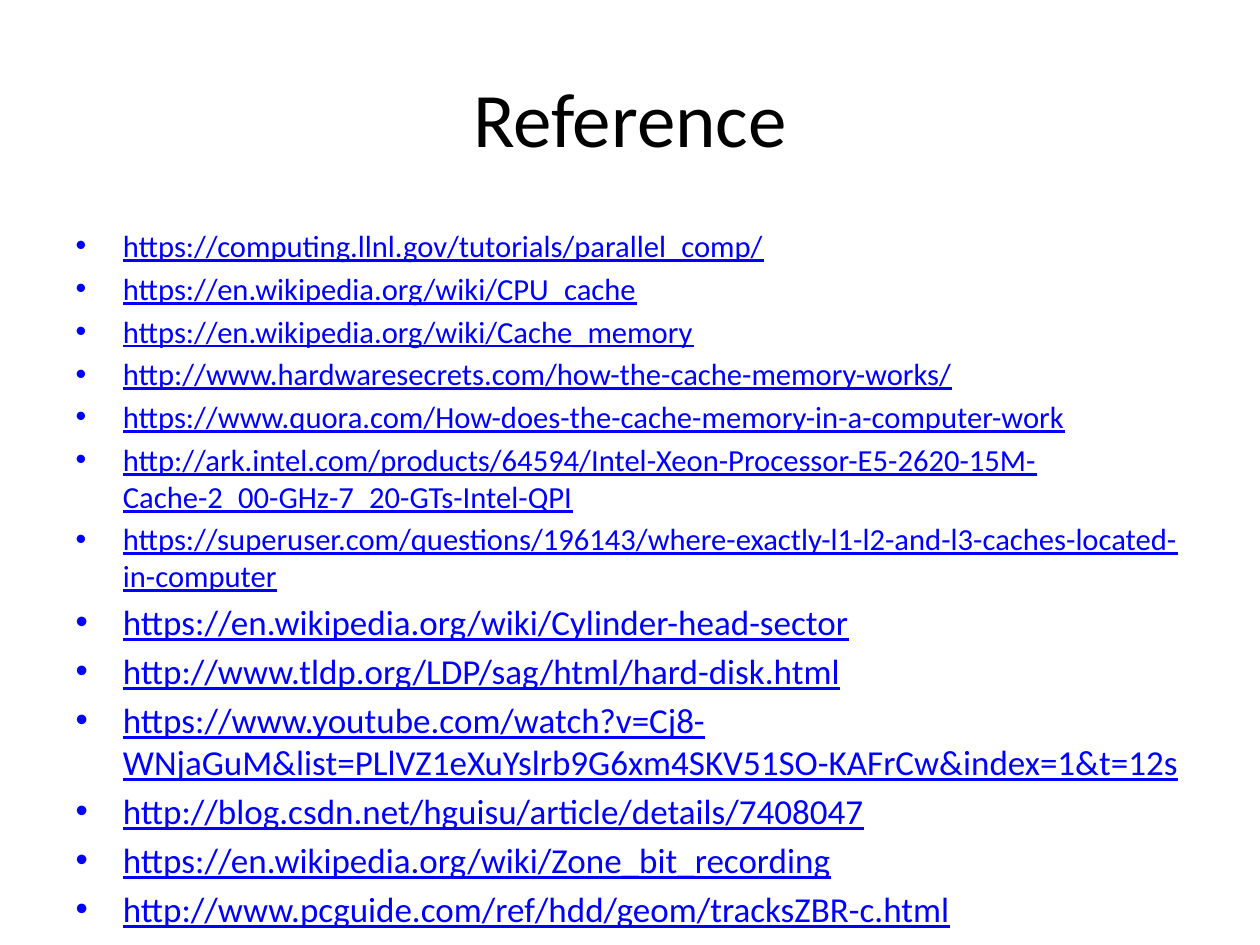
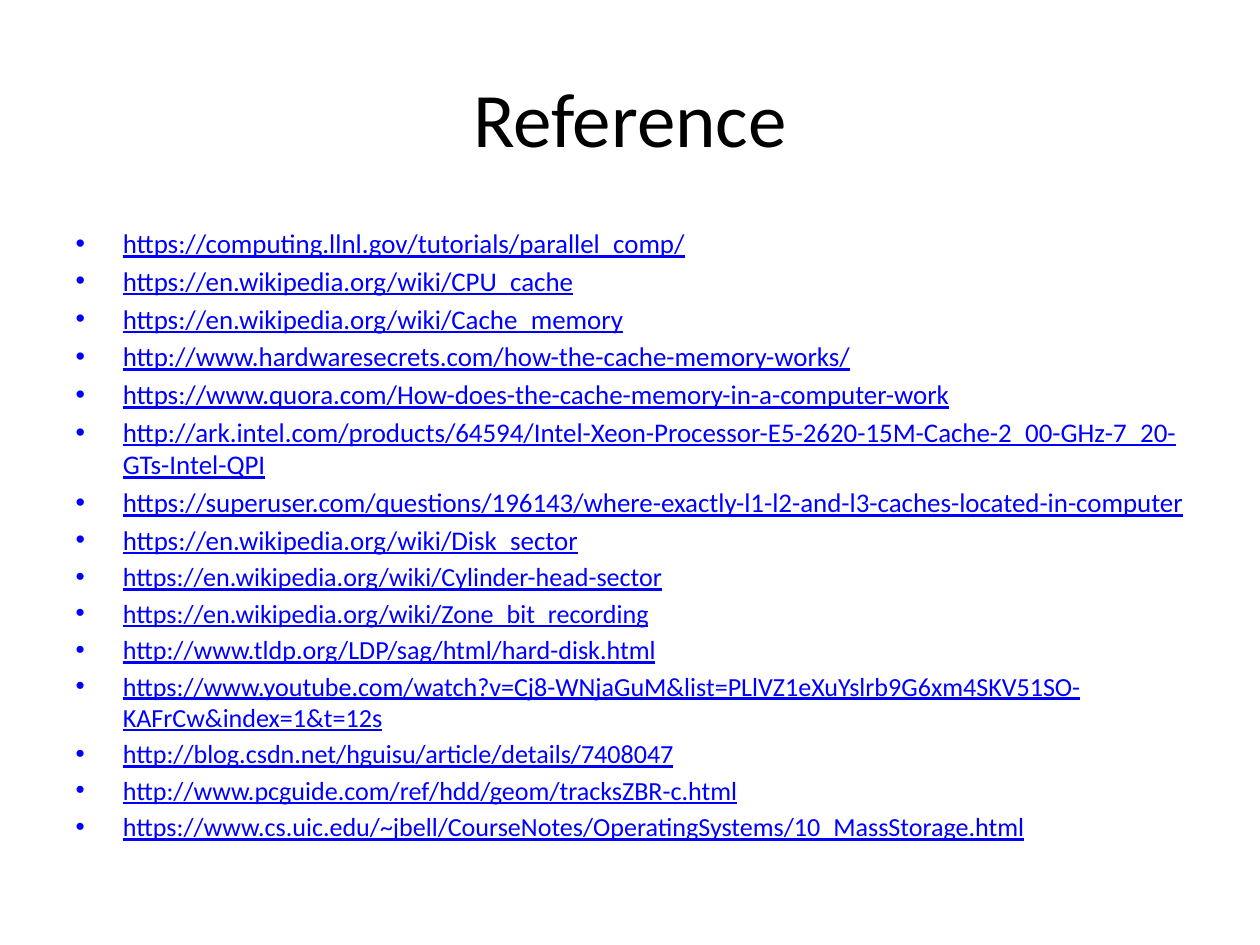
Before and after one commit to guhanjie/Knowledge-sharing, a slide deck: slide 55 of 数据存取模型.pptx (slide 51 before the commit). Drawn at 1260x945 pixels with LibreOffice and Linux fonts; fonts in the diff are those of the drawing. Boxes give left, top, right and bottom in pixels: in the first picture for what was removed or moved away, otherwise in the second. Text is boxed around its words. In the diff, an @@ line names an element or a change of style, - is before the commit and + after.

Commit message:
update for data model in memory & disk

```diff
--- a/数据存取模型.pptx
+++ b/数据存取模型.pptx
@@ text at <box>123,234,1183,805</box>: size 17.5 to 15.4 pt in "https://computing.llnl.gov/tutorials/parallel_comp/", "https://en.wikipedia.org/wiki/CPU_cache", "https://en.wikipedia.org/wiki/Cache_memory", "http://www.hardwaresecrets.com/how-the-cache-memory-works/" and 3 more places; size 20 to 14.9 pt in "https://en.wikipedia.org/wiki/Cylinder-head-sector", "http://www.tldp.org/LDP/sag/html/hard-disk.html", "https://www.youtube.com/watch?v=Cj8-WNjaGuM&list=PLlVZ1eXuYs ...", "http://blog.csdn.net/hguisu/article/details/7408047" and 1 more places; less space between paragraphs @@
@@ text at <box>123,531,578,555</box>: paragraph added @@
+• https://en.wikipedia.org/wiki/Disk_sector
@@ text at <box>123,605,649,628</box>: paragraph added @@
+• https://en.wikipedia.org/wiki/Zone_bit_recording
@@ text at <box>123,818,1024,841</box>: paragraph added @@
+• https://www.cs.uic.edu/~jbell/CourseNotes/OperatingSystems/10_MassStorage.html
@@ text at <box>123,848,830,879</box>: paragraph removed @@
-• https://en.wikipedia.org/wiki/Zone_bit_recording
```
Also in this commit, not shown: 4 other slides changed, 4 slides added.
